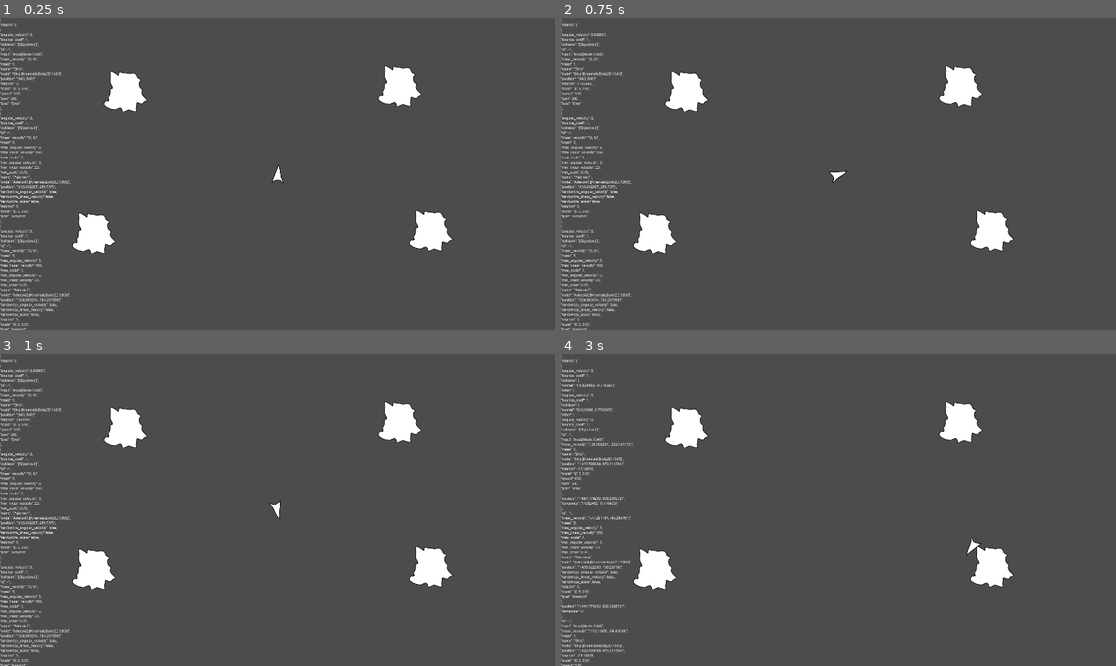
Above: before the commit, frames 1-4 (two rows, left to right).
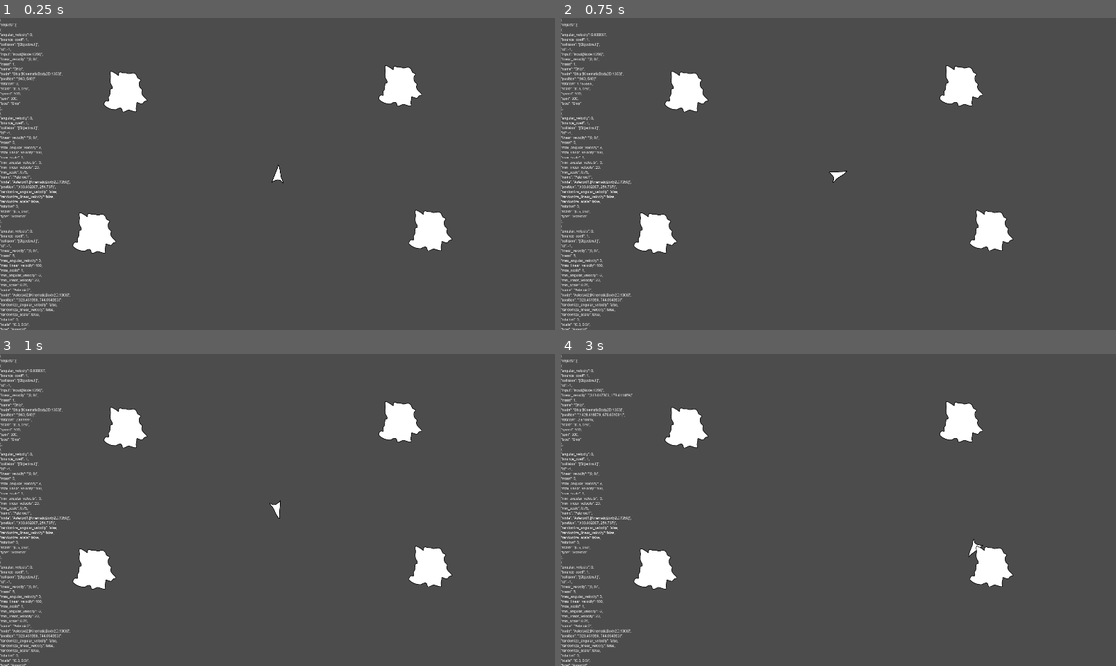
Above: after the commit, the same moments.

Repository: ETdoFresh/kasteroids
Game: Godot game, scene res://world.tscn
Two runs of this game, one before a commit and one after it. Both use one fixed random seed, a clock stepped at 60 frames per second and the inputs below.
Inputs:
- Up to frame 1 (0.25 s): no input
- Up to frame 2 (0.75 s): tap Enter at 0.5 s; hold D (player_right) from 0.53 s (still down); hold Ctrl from 0.53 s (still down)
- Up to frame 3 (1 s): keep holding D (player_right); keep holding Ctrl
- Up to frame 4 (3 s): release D (player_right) at 1.28 s; release Ctrl at 1.28 s; hold Down (player_down) 1.28-2.03 s; tap R at 1.35, 2.85 s; hold D (player_right) 2.03-2.78 s; hold Ctrl 2.03-2.78 s; hold Up (player_up) from 2.78 s (still down)

The runs differ from the first frame. In frame 1, 0.3% of the frame differs, in the area x 4-82%, y 11-91%; in frame 2, 0.3%; in frame 3, 0.3%; in frame 4, 2.7%, in the area x 0-82%, y 8-100%.

Commit message:
Debug collisions. Trying to figure out the bug I have on collisions. I feel like I'm almost there.

Diff:
--- a/functions/physics/collision.gd
+++ b/functions/physics/collision.gd
@@ -1,4 +1,6 @@
 class_name CollisionFunctions
+
+const COLLISION_MARKER_SCENE = preload("res://scenes/collision_marker/collision_marker.tscn")
 
 static func has_collision(object: Dictionary) -> bool:
     return "collision" in object and object.collision
@@ -9,6 +11,26 @@
 static func clear_collision(object: Dictionary) -> Dictionary:
     object = object.duplicate()
     object["collision"] = null
+    return object
+
+static func add_collision_markers(objects: Array, world: Node) -> Array:
+    for object in objects:
+        if object.collision:
+            var collision_marker = COLLISION_MARKER_SCENE.instance()
+            collision_marker.position = object.collision.position
+            collision_marker.normal = object.collision.normal
+            collision_marker.position1 = object.position
+            collision_marker.is_other = "is_other" in object.collision
+            world.add_child(collision_marker)
+    return objects
+
+static func apply_remainder(object: Dictionary) -> Dictionary:
+    if not "collision" in object: return object
+    if not object.collision: return object
+    object = object.duplicate()
+    var remainder_length = object.collision.remainder.length()
+    var normalized_linear_velocity = object.linear_velocity.normalized()
+    object.position += remainder_length * normalized_linear_velocity
     return object
 
 static func bounce(object: Dictionary, collision) -> Dictionary:
@@ -55,6 +77,7 @@
     var cr = object.bounce_coeff # Coefficient of Restitution
     var j = -(1.0 + cr) * (va - vb).dot(n) # Impulse Magnitude
     j /= (1.0/ma + 1.0/mb)
+    object = object.duplicate()
     object.linear_velocity = va + (j / ma) * n
     return object
 
--- a/functions/physics/physics.gd
+++ b/functions/physics/physics.gd
@@ -13,4 +13,5 @@
     objects = LIST.map1(objects, funcref(PHYSICS_NODES, "replace_collision_with_dictionary"), objects)
     objects = LIST.map1(objects, funcref(PHYSICS_NODES, "add_collision_to_other_collider"), objects)
     objects = LIST.map(objects, funcref(COLLISION, "bounce_no_angular_velocity"))
+    objects = LIST.map(objects, funcref(COLLISION, "apply_remainder"))
     return objects
--- a/functions/physics/physics_nodes.gd
+++ b/functions/physics/physics_nodes.gd
@@ -51,6 +51,7 @@
                 "other": other_object,
                 "position": other_object.collision.position,
                 "normal": -other_object.collision.normal,
-                "remainder": 0.0}
+                "remainder": Vector2.ZERO,
+                "is_other": true}
             return object
     return object
--- /dev/null
+++ b/scenes/asteroid/asteroid.tscn
@@ -0,0 +1,52 @@
+[gd_scene load_steps=6 format=2]
+
+[ext_resource path="res://data/asteroid_data.gd" type="Script" id=1]
+[ext_resource path="res://sounds/8BIT_RETRO_Explosion_Short_Distant_mono.ogg" type="AudioStream" id=2]
+[ext_resource path="res://graphics/asteroid1.svg" type="Texture" id=3]
+
+[sub_resource type="CircleShape2D" id=1]
+radius = 105.774
+
+[sub_resource type="CircleShape2D" id=2]
+radius = 25.0437
+
+[node name="Asteroid" type="KinematicBody2D"]
+position = Vector2( 433.932, 254.737 )
+script = ExtResource( 1 )
+randomize_angular_velocity = false
+randomize_linear_velocity = false
+randomize_scale = false
+bounce_coeff = 1.0
+
+[node name="Sprite" type="Sprite" parent="."]
+scale = Vector2( 0.5, 0.5 )
+texture = ExtResource( 3 )
+
+[node name="CollisionShape2D" type="CollisionShape2D" parent="."]
+position = Vector2( 0.840942, -11.7725 )
+scale = Vector2( 0.5, 0.5 )
+shape = SubResource( 1 )
+
+[node name="CollisionShape2D2" type="CollisionShape2D" parent="."]
+position = Vector2( -2.94739, 17.6588 )
+scale = Vector2( 0.5, 0.5 )
+shape = SubResource( 1 )
+
+[node name="CollisionShape2D3" type="CollisionShape2D" parent="."]
+position = Vector2( 47.9312, 20.602 )
+scale = Vector2( 0.5, 0.5 )
+shape = SubResource( 2 )
+
+[node name="CollisionShape2D4" type="CollisionShape2D" parent="."]
+position = Vector2( -36.9994, -46.6697 )
+scale = Vector2( 0.5, 0.5 )
+shape = SubResource( 2 )
+
+[node name="CollisionShape2D5" type="CollisionShape2D" parent="."]
+position = Vector2( -55.0786, 44.988 )
+scale = Vector2( 0.5, 0.5 )
+shape = SubResource( 2 )
+
+[node name="CollisionSound" type="AudioStreamPlayer" parent="."]
+stream = ExtResource( 2 )
+volume_db = -2.0
--- /dev/null
+++ b/scenes/asteroid/asteroid_convex_polygon_shape.tres
@@ -0,0 +1,4 @@
+[gd_resource type="ConvexPolygonShape2D" format=2]
+
+[resource]
+points = PoolVector2Array( -97.491, -134.114, 76.803, -126.951, 145.039, 74.597, 88.186, 82.843, 75.636, 145.832, -143.208, 101.385, -137.01, 66.039, -117.097, 58.803 )
--- /dev/null
+++ b/scenes/collision_marker/collision_marker.gd
@@ -0,0 +1,23 @@
+extends Node2D
+
+var normal = Vector2.ZERO
+var position1 = Vector2.ZERO
+var position2 = Vector2.ZERO
+var is_other = false
+
+func _ready():
+    var timer = Timer.new()
+    timer.wait_time = 1
+    timer.autostart = true
+    add_child(timer)
+    yield(timer, "timeout")
+    queue_free()
+
+func _draw():
+    draw_circle(Vector2.ZERO, 2 * scale.x, Color.red)
+
+    if normal != Vector2.ZERO:
+        if is_other:
+            draw_line(Vector2.ZERO, normal * 20, Color.green, 2)
+        else:
+            draw_line(Vector2.ZERO, normal * 20, Color.blue, 2)
--- /dev/null
+++ b/scenes/collision_marker/collision_marker.tscn
@@ -0,0 +1,7 @@
+[gd_scene load_steps=2 format=2]
+
+[ext_resource path="res://scenes/collision_marker/collision_marker.gd" type="Script" id=1]
+
+
+[node name="CollisionMarker" type="Node2D"]
+script = ExtResource( 1 )
--- a/world.gd
+++ b/scenes/world/world.gd
@@ -1,5 +1,6 @@
 extends Node2D
 
+const COLLISION = CollisionFunctions
 const SHORTCUT = ShortcutFunctions
 const STATE = StateFunctions
 
@@ -12,6 +13,7 @@
 
 func _physics_process(delta : float):
     current_state = STATE.simulate(current_state, delta)
+    current_state.objects = COLLISION.add_collision_markers(current_state.objects, self)
     label.text = JSONBeautifier.beautify_json(to_json(current_state))
 
 func _input(event):
--- a/world.tscn
+++ b/world.tscn
@@ -1,26 +1,21 @@
-[gd_scene load_steps=12 format=2]
+[gd_scene load_steps=9 format=2]
 
-[ext_resource path="res://graphics/asteroid1.svg" type="Texture" id=1]
-[ext_resource path="res://graphics/ship.svg" type="Texture" id=2]
-[ext_resource path="res://sounds/8BIT_RETRO_Explosion_Short_Distant_mono.ogg" type="AudioStream" id=3]
-[ext_resource path="res://world.gd" type="Script" id=4]
+[ext_resource path="res://fonts/arial.ttf" type="DynamicFontData" id=1]
+[ext_resource path="res://scenes/asteroid/asteroid.tscn" type="PackedScene" id=2]
+[ext_resource path="res://scenes/world/world.gd" type="Script" id=3]
+[ext_resource path="res://data/input.gd" type="Script" id=4]
 [ext_resource path="res://data/ship_data.gd" type="Script" id=5]
-[ext_resource path="res://ARIAL.TTF" type="DynamicFontData" id=6]
-[ext_resource path="res://data/input.gd" type="Script" id=7]
-[ext_resource path="res://data/asteroid_data.gd" type="Script" id=8]
+[ext_resource path="res://graphics/ship.svg" type="Texture" id=6]
 
 [sub_resource type="ConvexPolygonShape2D" id=1]
 points = PoolVector2Array( 5.826, -63.185, 35.807, 56.874, -39.299, 57.318 )
 
-[sub_resource type="ConvexPolygonShape2D" id=2]
-points = PoolVector2Array( -97.491, -134.114, 76.803, -126.951, 145.039, 74.597, 88.186, 82.843, 75.636, 145.832, -143.208, 101.385, -137.01, 66.039, -117.097, 58.803 )
-
-[sub_resource type="DynamicFont" id=3]
+[sub_resource type="DynamicFont" id=2]
 size = 12
-font_data = ExtResource( 6 )
+font_data = ExtResource( 1 )
 
 [node name="World" type="Node2D"]
-script = ExtResource( 4 )
+script = ExtResource( 3 )
 
 [node name="Ship" type="KinematicBody2D" parent="."]
 position = Vector2( 960, 540 )
@@ -30,101 +25,32 @@
 
 [node name="Sprite" type="Sprite" parent="Ship"]
 scale = Vector2( 0.5, 0.5 )
-texture = ExtResource( 2 )
+texture = ExtResource( 6 )
 
 [node name="CollisionShape2D" type="CollisionShape2D" parent="Ship"]
 scale = Vector2( 0.5, 0.5 )
 shape = SubResource( 1 )
 
 [node name="Input" type="Node" parent="Ship"]
-script = ExtResource( 7 )
+script = ExtResource( 4 )
 
-[node name="Asteroid1" type="KinematicBody2D" parent="."]
-position = Vector2( 433.932, 254.737 )
-script = ExtResource( 8 )
-randomize_angular_velocity = false
-randomize_linear_velocity = false
-randomize_scale = false
-bounce_coeff = 1.0
+[node name="Asteroid1" parent="." instance=ExtResource( 2 )]
 
-[node name="Sprite" type="Sprite" parent="Asteroid1"]
-scale = Vector2( 0.5, 0.5 )
-texture = ExtResource( 1 )
+[node name="Asteroid2" parent="." instance=ExtResource( 2 )]
+position = Vector2( 326.452, 744.055 )
 
-[node name="CollisionShape2D" type="CollisionShape2D" parent="Asteroid1"]
-scale = Vector2( 0.5, 0.5 )
-shape = SubResource( 2 )
+[node name="Asteroid3" parent="." instance=ExtResource( 2 )]
+position = Vector2( 1384.28, 234.938 )
 
-[node name="CollisionSound" type="AudioStreamPlayer" parent="Asteroid1"]
-stream = ExtResource( 3 )
-volume_db = -2.0
-
-[node name="Asteroid2" type="KinematicBody2D" parent="."]
-position = Vector2( 324.683, 745.258 )
-script = ExtResource( 8 )
-randomize_angular_velocity = false
-randomize_linear_velocity = false
-randomize_scale = false
-bounce_coeff = 1.0
-
-[node name="Sprite" type="Sprite" parent="Asteroid2"]
-scale = Vector2( 0.5, 0.5 )
-texture = ExtResource( 1 )
-
-[node name="CollisionShape2D" type="CollisionShape2D" parent="Asteroid2"]
-scale = Vector2( 0.5, 0.5 )
-shape = SubResource( 2 )
-
-[node name="CollisionSound" type="AudioStreamPlayer" parent="Asteroid2"]
-stream = ExtResource( 3 )
-volume_db = -2.0
-
-[node name="Asteroid3" type="KinematicBody2D" parent="."]
-position = Vector2( 1382.64, 235.756 )
-script = ExtResource( 8 )
-randomize_angular_velocity = false
-randomize_linear_velocity = false
-randomize_scale = false
-bounce_coeff = 1.0
-
-[node name="Sprite" type="Sprite" parent="Asteroid3"]
-scale = Vector2( 0.5, 0.5 )
-texture = ExtResource( 1 )
-
-[node name="CollisionShape2D" type="CollisionShape2D" parent="Asteroid3"]
-scale = Vector2( 0.5, 0.5 )
-shape = SubResource( 2 )
-
-[node name="CollisionSound" type="AudioStreamPlayer" parent="Asteroid3"]
-stream = ExtResource( 3 )
-volume_db = -2.0
-
-[node name="Asteroid4" type="KinematicBody2D" parent="."]
-position = Vector2( 1490.52, 736.294 )
-script = ExtResource( 8 )
-randomize_angular_velocity = false
-randomize_linear_velocity = false
-randomize_scale = false
-bounce_coeff = 1.0
-
-[node name="Sprite" type="Sprite" parent="Asteroid4"]
-scale = Vector2( 0.5, 0.5 )
-texture = ExtResource( 1 )
-
-[node name="CollisionShape2D" type="CollisionShape2D" parent="Asteroid4"]
-scale = Vector2( 0.5, 0.5 )
-shape = SubResource( 2 )
-
-[node name="CollisionSound" type="AudioStreamPlayer" parent="Asteroid4"]
-stream = ExtResource( 3 )
-volume_db = -2.0
+[node name="Asteroid4" parent="." instance=ExtResource( 2 )]
+position = Vector2( 1488.94, 735.57 )
 
 [node name="Label" type="Label" parent="."]
 anchor_right = 1.0
 anchor_bottom = 1.0
 margin_right = 1920.0
 margin_bottom = 1080.0
-custom_fonts/font = SubResource( 3 )
+custom_fonts/font = SubResource( 2 )
 __meta__ = {
 "_edit_use_anchors_": false
 }
Renamed: ARIAL.TTF -> fonts/arial.ttf
